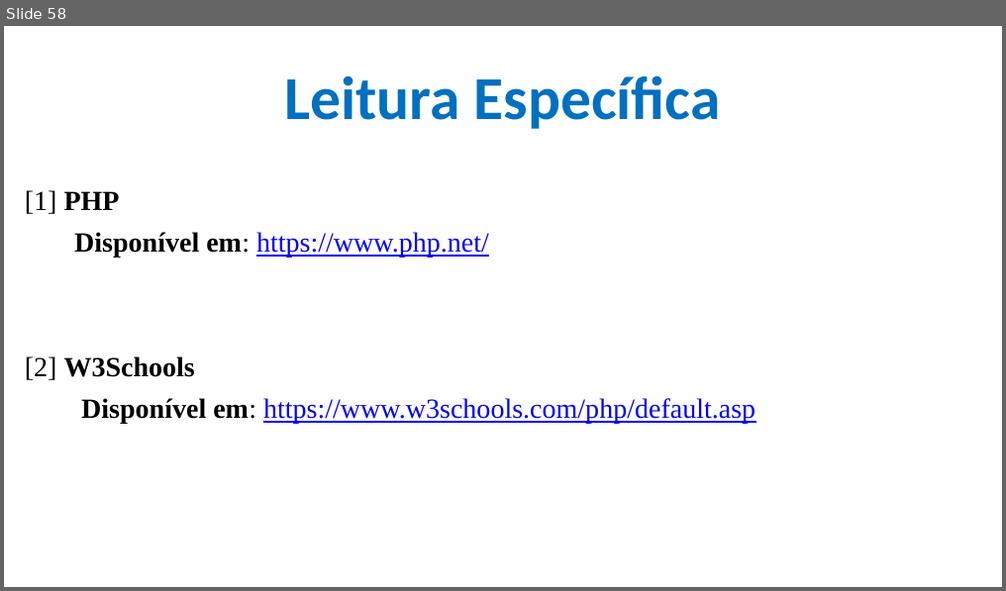
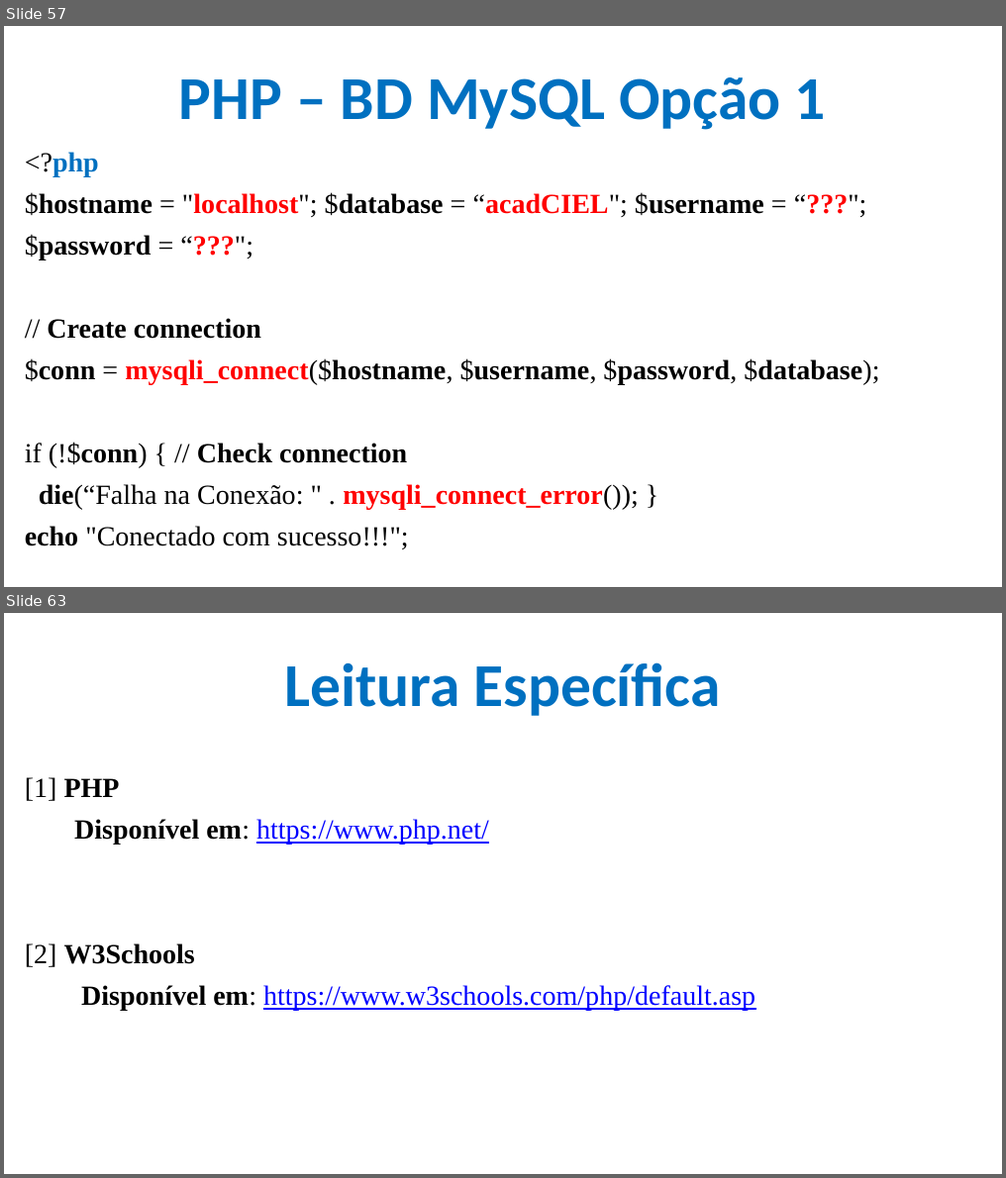
Before and after one commit to CloudEducationBrazil/WydenDesenvolvimentoWebPHP, a slide deck: 01 Classes/Aula 12 e 13 Desenvolvimento Web PHP - PHP.pptx. Shown one above the other, each under a label of ours: slide 58 before the commit, slides 57 and 63 after it; the slides between them are not shown. The pictures are 1006x591 and 1006x1178 pixels, drawn with LibreOffice and Linux fonts; fonts in the diff are those of the drawing; background and template pictures are left out. Boxes give left, top, right and bottom in pixels: in the first picture for what was removed or moved away, otherwise in the second. Text is boxed around its words. In the diff, an @@ line names an element or a change of style, - is before the commit and + after.

Commit message:
ppt 11 e 12 PHP Conexão BD

```diff
--- a/01 Classes/Aula 12 e 13 Desenvolvimento Web PHP - PHP.pptx
+++ b/01 Classes/Aula 12 e 13 Desenvolvimento Web PHP - PHP.pptx
@@ slide 57 added at box(4, 26, 1002, 587), background picture (left out) @@
@@ title added at box(179, 77, 826, 130), 44 pt, text #0070C0, bold @@
+PHP – BD MySQL Opção 1
@@ text added at box(25, 152, 879, 550), 20 pt, text #000000, bold @@
+<?php
+$hostname = "localhost"; $database = “acadCIEL"; $username = “???";
+$password = “???";
+// Create connection
+$conn = mysqli_connect($hostname, $username, $password, $database);
+if (!$conn) { // Check connection
+die(“Falha na Conexão: " . mysqli_connect_error()); }
+echo "Conectado com sucesso!!!";
@@ what was slide 58 is now slide 63 @@
```
Also in this commit, not shown: 4 slides changed, 4 other slides added.
